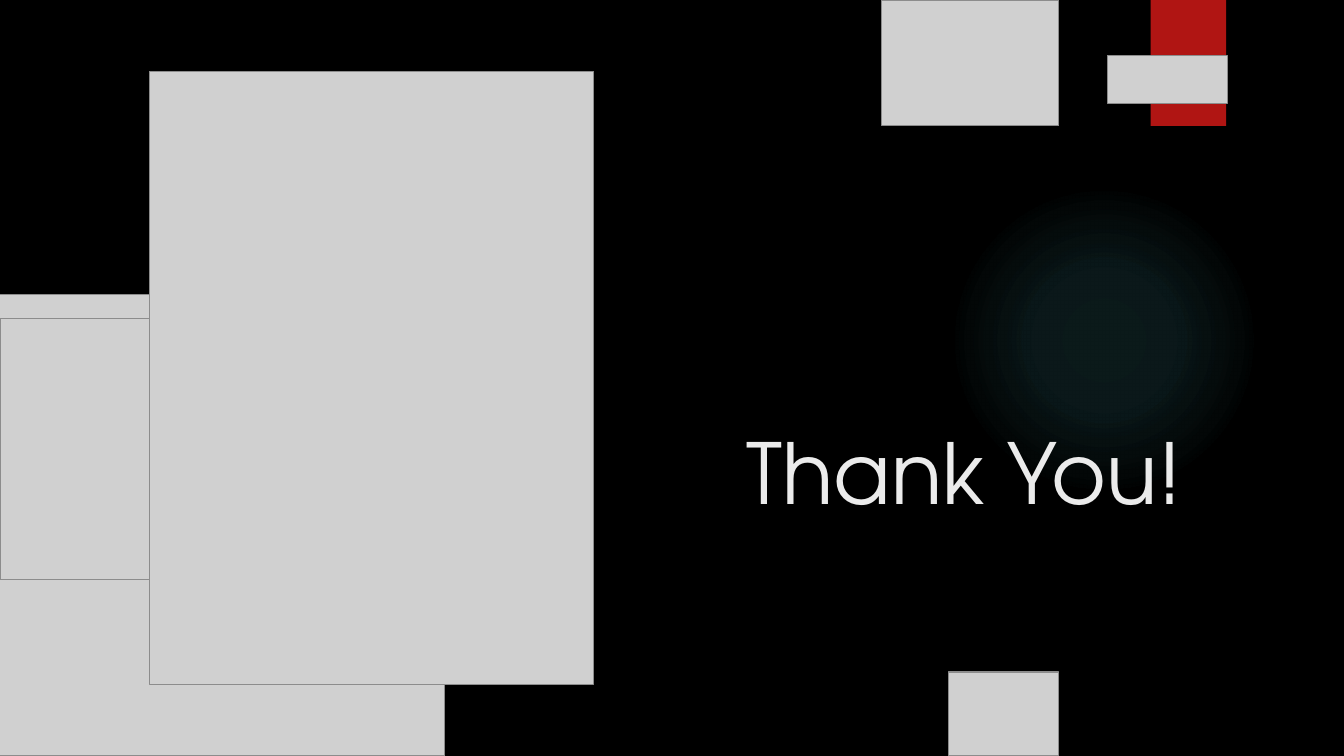
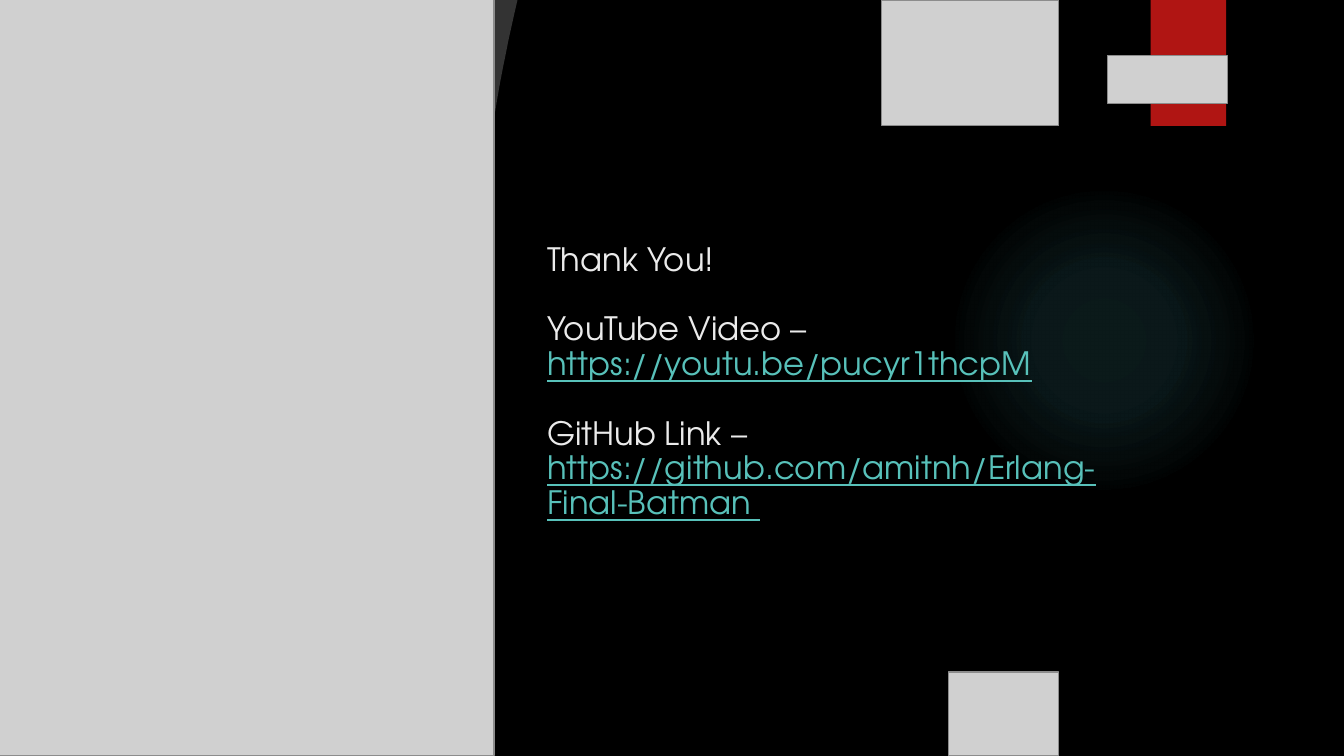
Before and after one commit to amitnh/Erlang-Final-Batman, a slide deck: slide 15 of docs/final project erlang - presentation.pptx (slide 13 before the commit). Drawn at 1344x756 pixels with LibreOffice and Linux fonts; fonts in the diff are those of the drawing; grey boxes stand for pictures; background and template pictures are left out. Boxes give left, top, right and bottom in pixels: in the first picture for what was removed or moved away, otherwise in the second. Text is boxed around its words. In the diff, an @@ line names an element or a change of style, - is before the commit and + after.

```diff
--- a/docs/final project erlang - presentation.pptx
+++ b/docs/final project erlang - presentation.pptx
@@ picture: place and size @@
-picture at [149, 72, 594, 685]
+picture at [0, 0, 494, 756]
@@ freeform shape added at [456, 0, 517, 409], fill #FFFFFF at 20% opacity @@
@@ title added at [547, 247, 1095, 521], 23 pt, text #58C1BA, underline @@
+Thank You!
+YouTube Video –
+https://youtu.be/pucyr1thcpM
+GitHub Link –
+https://github.com/amitnh/Erlang-Final-Batman
@@ title removed at [747, 442, 1183, 505] @@
-Thank You!
```
Also in this commit, not shown: 2 slides added, 1 other file.
